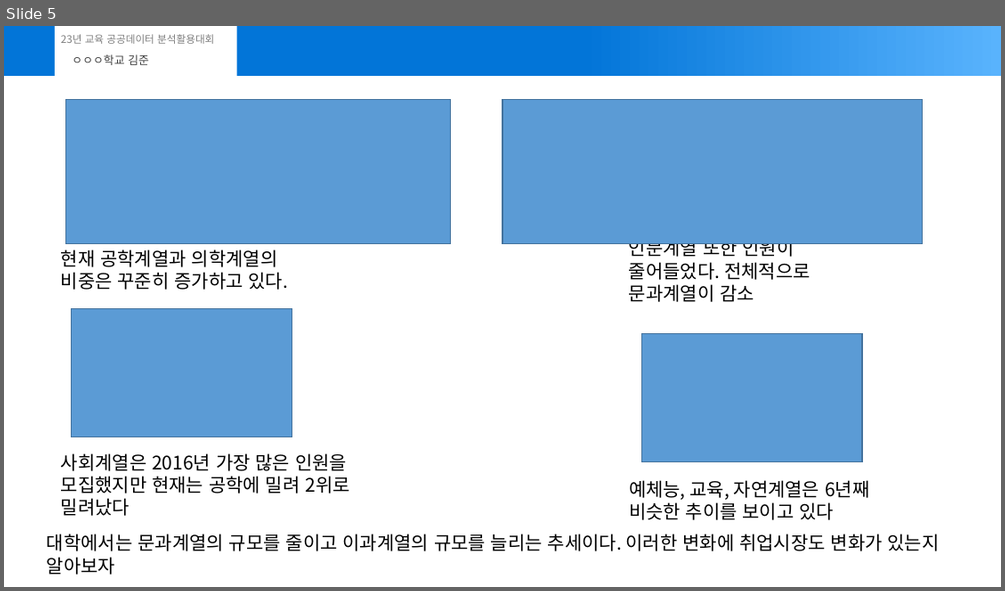
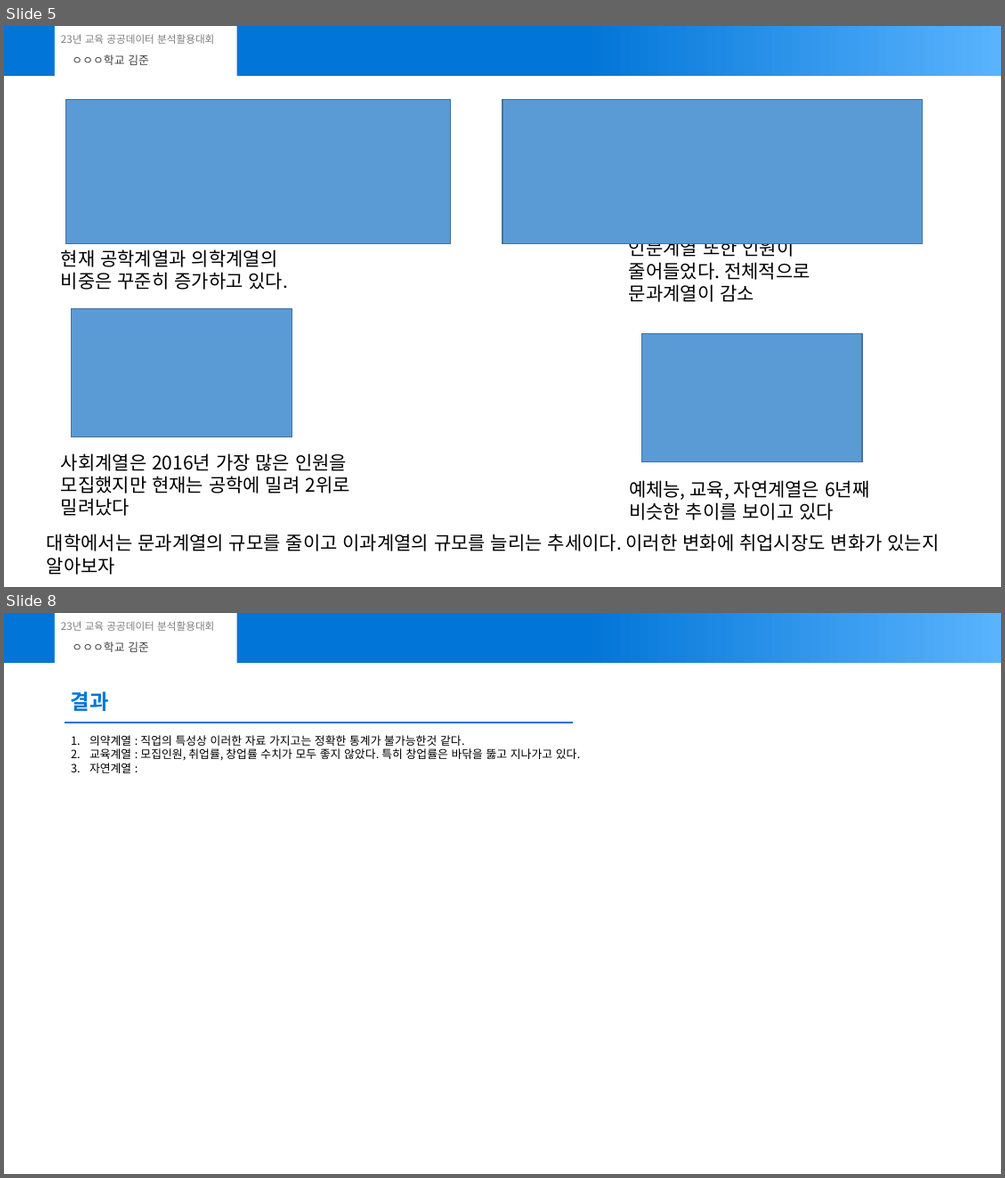
Before and after one commit to joon-11/23_dataAnalisysContestProject, a slide deck: submit (3).pptx. Shown one above the other, each under a label of ours: slide 5 before the commit, slides 5 and 8 after it; the slides between them are not shown. The pictures are 1005x591 and 1005x1178 pixels, drawn with LibreOffice and Linux fonts; fonts in the diff are those of the drawing. Boxes give left, top, right and bottom in pixels: in the first picture for what was removed or moved away, otherwise in the second. Text is boxed around its words. In the diff, an @@ line names an element or a change of style, - is before the commit and + after.

```diff
--- a/submit (3).pptx
+++ b/submit (3).pptx
@@ slide 8 added at <box>4,613,1001,1174</box>, background #FFFFFF @@
@@ rectangle added at <box>4,613,1001,663</box>, fill gradient #0275D8 to #59B3FD @@
@@ rectangle added at <box>55,613,237,663</box>, fill #FFFFFF @@
@@ text added at <box>61,621,214,631</box>, 10 pt, text #808080 @@
+23년 교육 공공데이터 분석활용대회
@@ text added at <box>72,641,149,652</box>, 11 pt, text #404040 @@
+ㅇㅇㅇ학교 김준
@@ text added at <box>71,691,109,711</box>, 20 pt, text #0275D8, bold @@
+결과
@@ line added from (65, 723) to (573, 723), #0275D8 1.5 pt @@
@@ text added at <box>89,735,581,773</box>, 11 pt, text #000000 @@
+1. 의약계열 : 직업의 특성상 이러한 자료 가지고는 정확한 통계가 불가능한것 같다.
+2. 교육계열 : 모집인원, 취업률, 창업률 수치가 모두 좋지 않았다. 특히 창업률은 바닦을 뚫고 지나가고 있다.
+3. 자연계열 :
```
Also in this commit, not shown: 3 slides changed.
